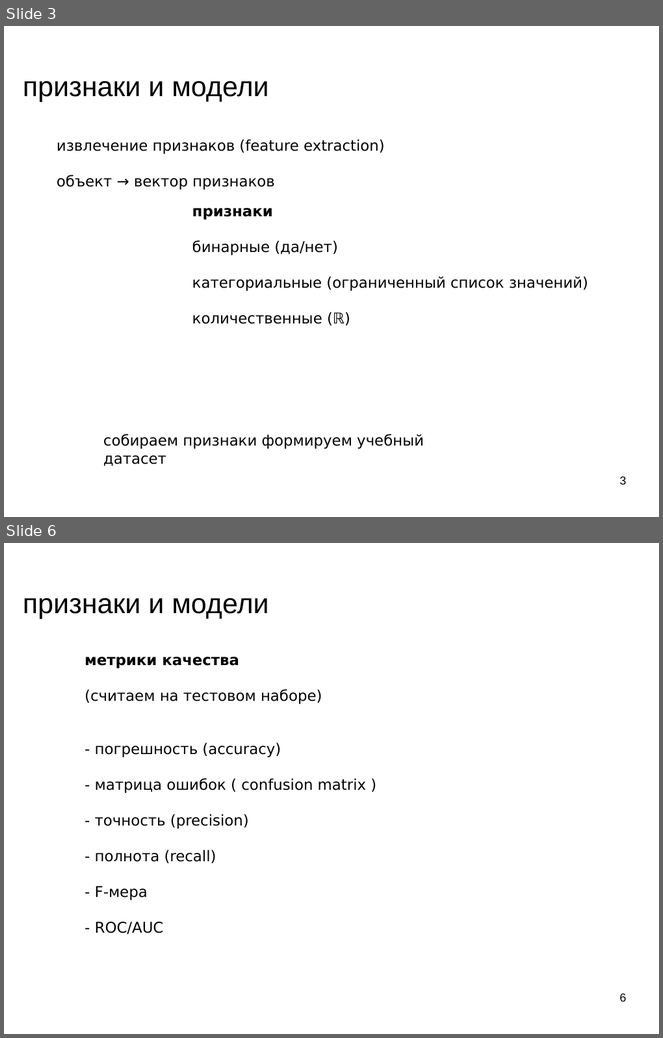
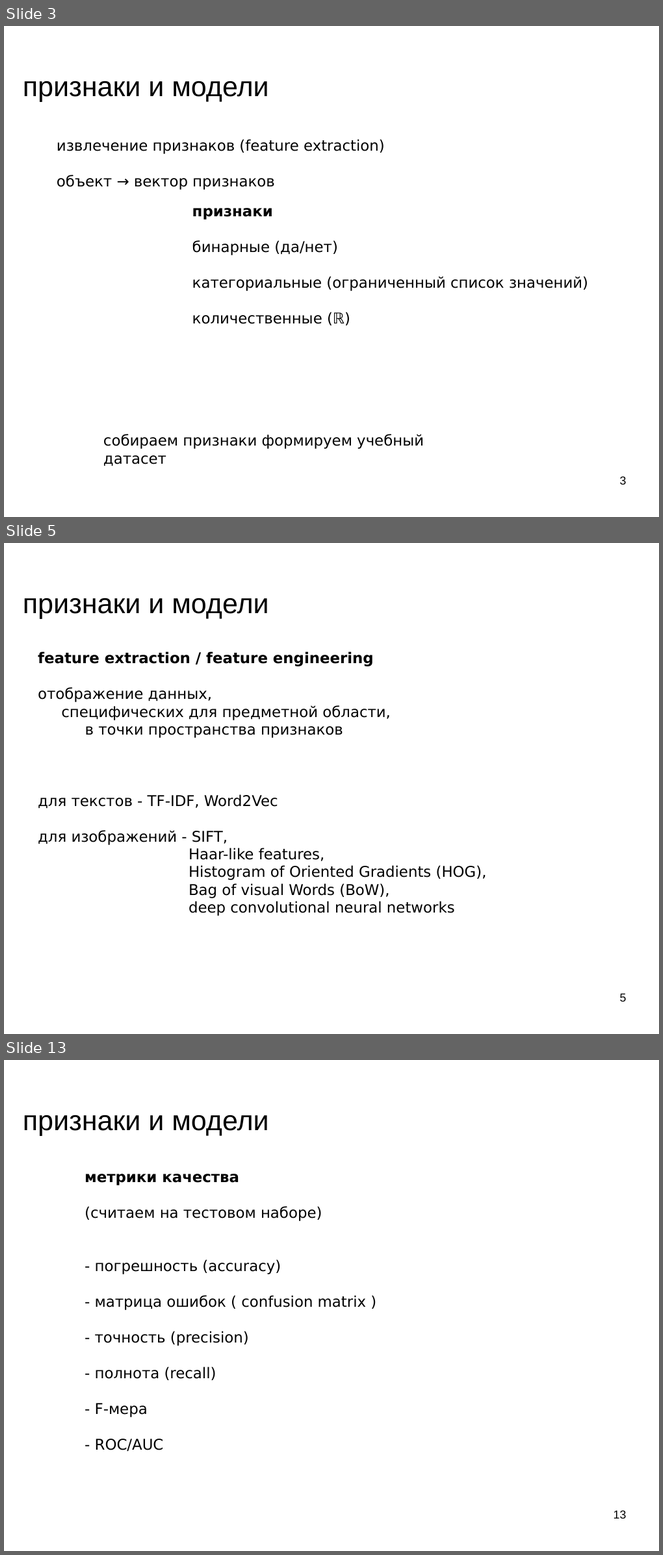
Before and after one commit to mechanoid5/ml_lectorium_legacy, a slide deck: 12-fetch-anomal.odp. Shown one above the other, each under a label of ours: slides 3 and 6 before the commit, slides 3, 5 and 13 after it; the slides between them are not shown. The pictures are 663x1038 and 663x1555 pixels, drawn with LibreOffice and Linux fonts; fonts in the diff are those of the drawing; background and template pictures are left out. Boxes give left, top, right and bottom in pixels: in the first picture for what was removed or moved away, otherwise in the second. Text is boxed around its words. In the diff, an @@ line names an element or a change of style, - is before the commit and + after.

```diff
--- a/12-fetch-anomal.odp
+++ b/12-fetch-anomal.odp
@@ slide 5 added at (4, 543, 659, 1034), background picture (left out) @@
@@ title added at (23, 598, 269, 618), 33.9 pt, text #000000 @@
+признаки и модели
@@ text added at (38, 652, 487, 916), 18 pt, text #000000 @@
+feature extraction / feature engineering
+отображение данных,
+специфических для предметной области,
+в точки пространства признаков
+для текстов - TF-IDF, Word2Vec
+для изображений - SIFT,
+Haar-like features,
+Histogram of Oriented Gradients (HOG),
+Bag of visual Words (BoW),
+deep convolutional neural networks
@@ page number added at (620, 993, 627, 1002), 14 pt, text #000000 @@
+5
@@ what was slide 6 is now slide 13 @@
@@ page number at (614, 1510, 627, 1519): text changed @@
-6
+13
```
Also in this commit, not shown: 8 other slides added, 2 slides removed, 1 other file.
